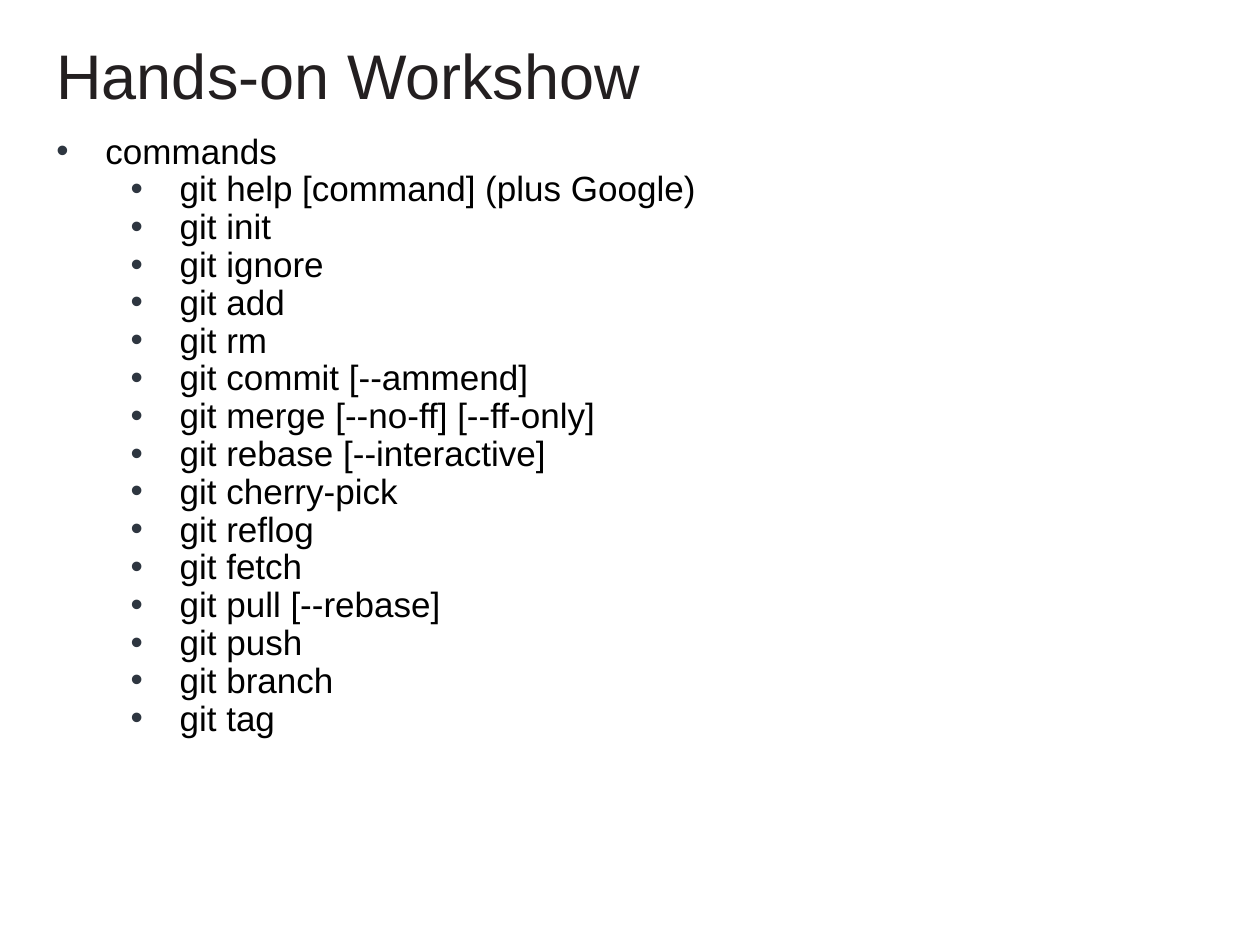
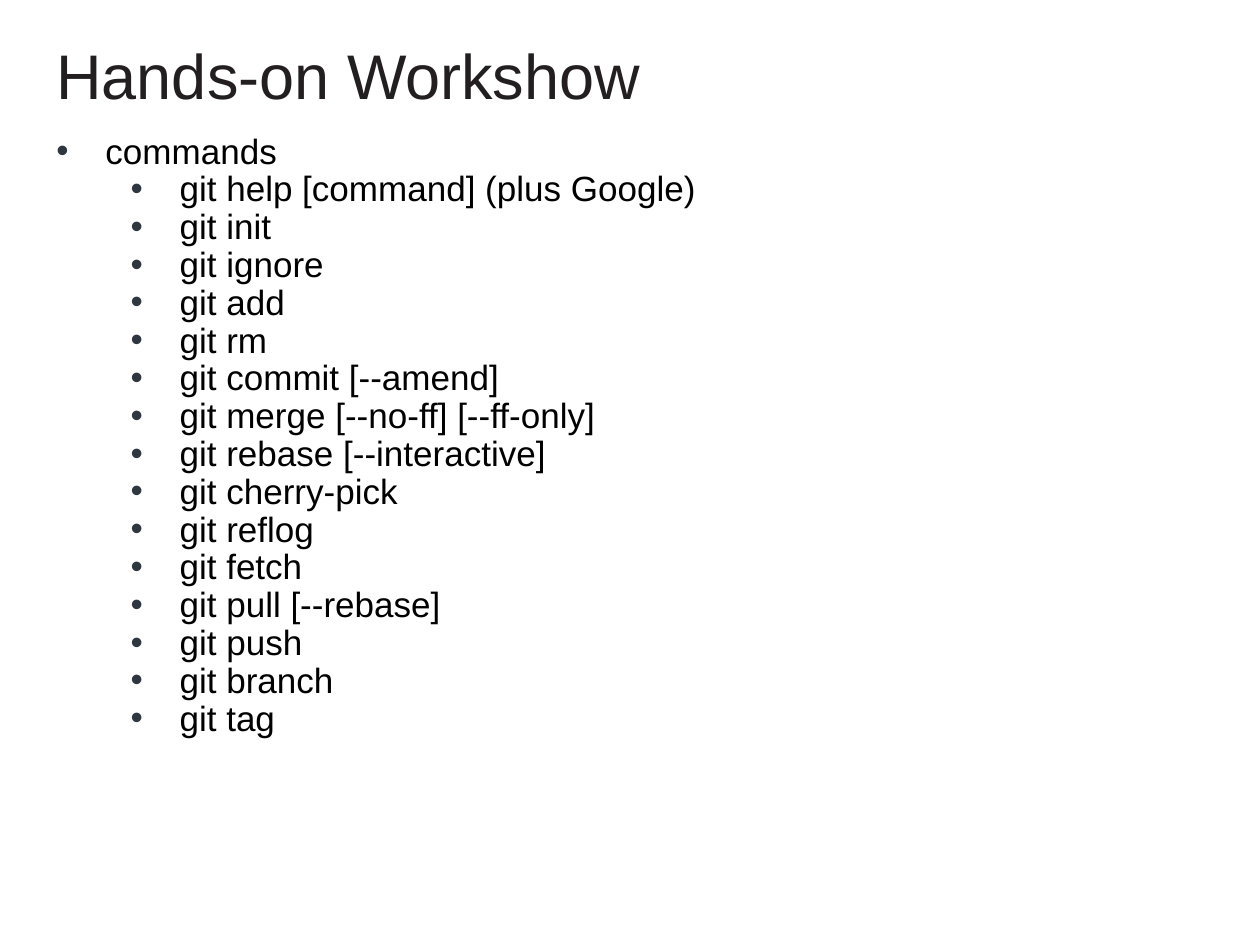
Before and after one commit to cvmocanu/git-presentation, a slide deck: slide 62 of GIT Presentation.pptx. Drawn at 1260x945 pixels with LibreOffice and Linux fonts; fonts in the diff are those of the drawing; background and template pictures are left out. Boxes give left, top, right and bottom in pixels: in the first picture for what was removed or moved away, otherwise in the second. Text is boxed around its words. In the diff, an @@ line names an element or a change of style, - is before the commit and + after.

Commit message:
commit: fix type (should be "amend", not "ammend")

```diff
--- a/GIT Presentation.pptx
+++ b/GIT Presentation.pptx
@@ text at bbox=[180, 364, 499, 397]: text changed @@
-• git commit [--ammend]
+• git commit [--amend]
```
